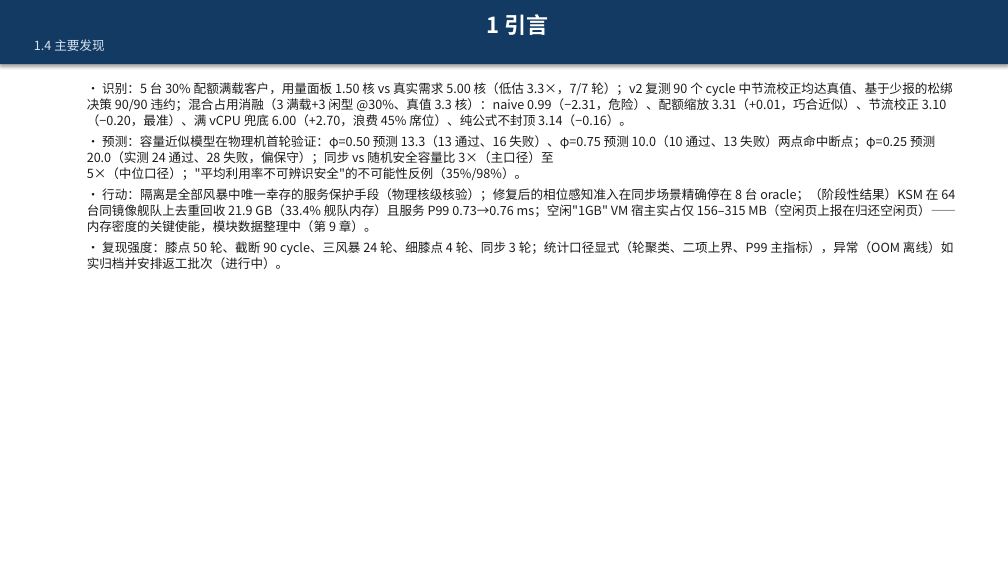
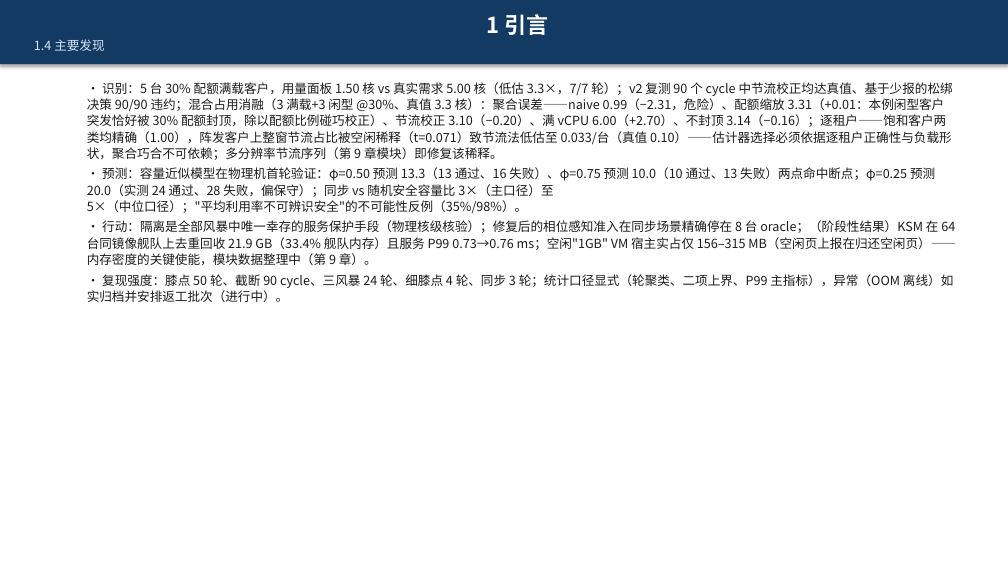
Before and after one commit to 3257085208/Paper, a slide deck: slide 7 of paper.pptx. Drawn at 1008x567 pixels with LibreOffice and Linux fonts; fonts in the diff are those of the drawing. Boxes give left, top, right and bottom in pixels: in the first picture for what was removed or moved away, otherwise in the second. Text is boxed around its words. In the diff, an @@ line names an element or a change of style, - is before the commit and + after.

```diff
--- a/paper.pptx
+++ b/paper.pptx
@@ text at <box>87,82,953,160</box>: text changed @@
-  • 识别：5 台 30% 配额满载客户，用量面板 1.50 核 vs 真实需求 5.00 核（低估 3.3×，7/7 轮）；v2 复测 90 个 cycle 中节流校正均达真值、基于少报的松绑决策 90/90 违约；混合占用消融（3 满载+3 闲型 @30%、真值 3.3 核）：naive 0.99（−2.31，危险）、配额缩放 3.31（+0.01，巧合近似）、节流校正 3.10（−0.20，最准）、满 vCPU 兜底 6.00（+2.70，浪费 45% 席位）、纯公式不封顶 3.14（−0.16）。
+  • 识别：5 台 30% 配额满载客户，用量面板 1.50 核 vs 真实需求 5.00 核（低估 3.3×，7/7 轮）；v2 复测 90 个 cycle 中节流校正均达真值、基于少报的松绑决策 90/90 违约；混合占用消融（3 满载+3 闲型 @30%、真值 3.3 核）：聚合误差——naive 0.99（−2.31，危险）、配额缩放 3.31（+0.01：本例闲型客户突发恰好被 30% 配额封顶，除以配额比例碰巧校正）、节流校正 3.10（−0.20）、满 vCPU 6.00（+2.70）、不封顶 3.14（−0.16）；逐租户——饱和客户两类均精确（1.00），阵发客户上整窗节流占比被空闲稀释（t=0.071）致节流法低估至 0.033/台（真值 0.10）——估计器选择必须依据逐租户正确性与负载形状，聚合巧合不可依赖；多分辨率节流序列（第 9 章模块）即修复该稀释。
```
Also in this commit, not shown: 8 other slides changed, 1 slide added, 1 other file.
